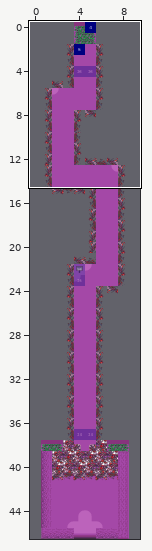
Level history. Tiled map: bgs/maps/garbage_05.tmx. Above: a wide view before the commit, with the close-up outlined.
Close-up. As it was:
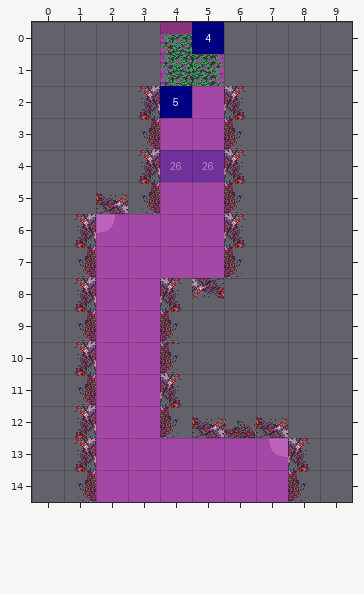
Cells are 32x32 px. Shown: x 0..9, y 0..14.
New version:
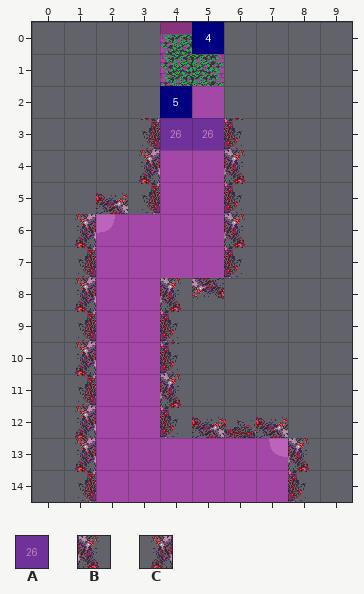
Key: from "blue-labels": A 25; from "garbage-cave01": B 62, C 65.
_ is an empty cell.
See-through tiles are keyed as they look on the map.
What changed:
Layer "colliders":
Tile B is gone in row 2 at x 6.
Tile C is gone in row 2 at x 3.
Layer "actions":
Tile A now appears in row 3 at x 4 to 5.
Tile A is gone in row 4 at x 4 to 5.
